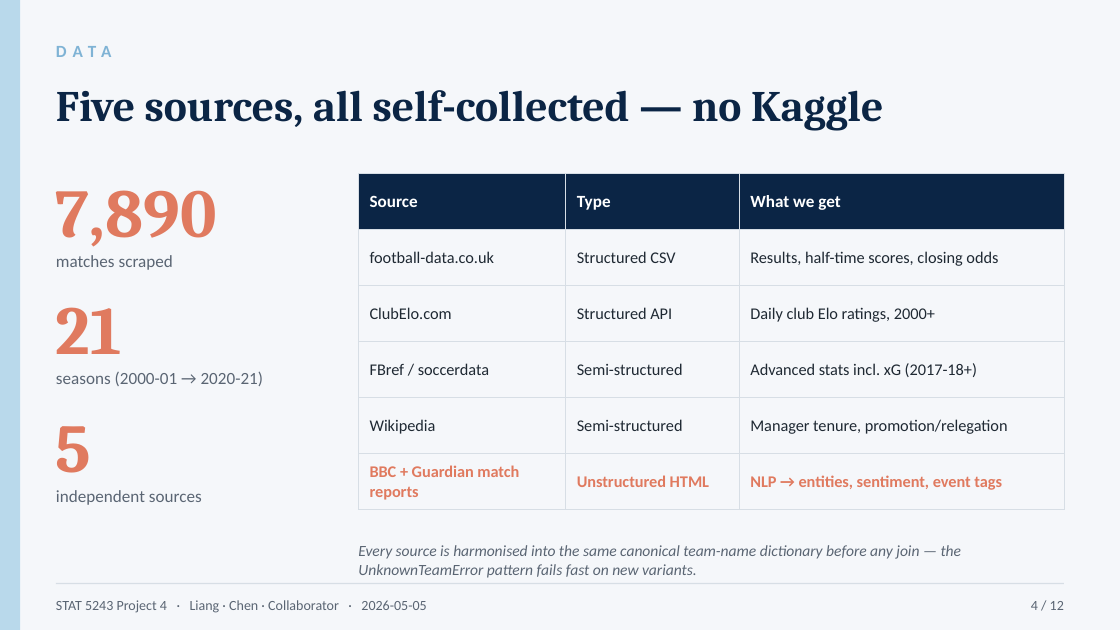
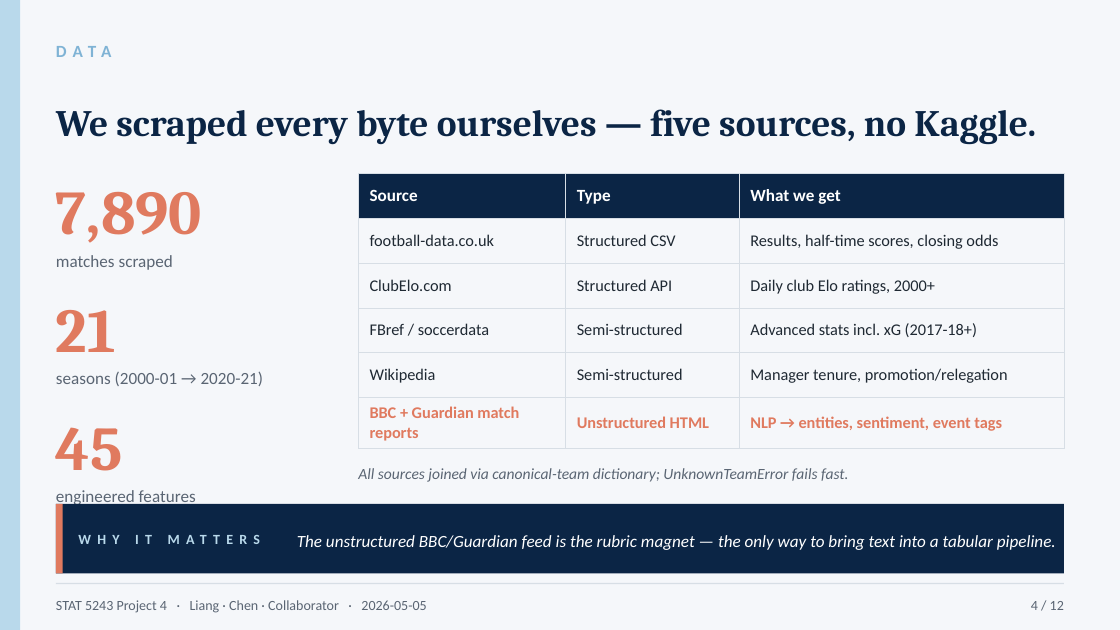
Before and after one commit to ZemingLiang/STAT5243-Project-4, a slide deck: slide 4 of slides/oral_10min.pptx. Drawn at 1120x630 pixels with LibreOffice and Linux fonts; fonts in the diff are those of the drawing. Boxes give left, top, right and bottom in pixels: in the first picture for what was removed or moved away, otherwise in the second. Text is boxed around its words. In the diff, an @@ line names an element or a change of style, - is before the commit and + after.

```diff
--- a/slides/oral_10min.pptx
+++ b/slides/oral_10min.pptx
@@ text at bbox=[56, 109, 1036, 145]: text changed; size 28 to 24 pt @@
-Five sources, all self-collected — no Kaggle
+We scraped every byte ourselves — five sources, no Kaggle.
@@ text "7,890" at bbox=[56, 192, 202, 243]: size 44 to 40 pt @@
@@ table: place and size @@
-table at bbox=[358, 174, 1064, 521]
+table at bbox=[358, 174, 1064, 448]
@@ text "21" at bbox=[56, 310, 116, 352]: size 44 to 40 pt @@
@@ text at bbox=[56, 427, 123, 471]: text changed; size 44 to 40 pt @@
-5
+45
@@ text at bbox=[358, 468, 848, 482]: text changed @@
-Every source is harmonised into the same canonical team-name dictionary before any join — the UnknownTeamError pattern fails fast on new variants.
+All sources joined via canonical-team dictionary; UnknownTeamError fails fast.
@@ text at bbox=[56, 490, 196, 507]: text changed @@
-independent sources
+engineered features
@@ rectangle added at bbox=[56, 504, 1064, 573], fill #0B2545 @@
@@ rectangle added at bbox=[56, 504, 63, 573], fill #E07A5F @@
@@ text added at bbox=[78, 504, 286, 573], 9 pt, text #B9D9EB, bold @@
+WHY IT MATTERS
@@ text added at bbox=[297, 535, 1056, 550], 11 pt, text #FFFFFF, italic @@
+The unstructured BBC/Guardian feed is the rubric magnet — the only way to bring text into a tabular pipeline.
```
Also in this commit, not shown: 11 other slides changed, 5 other files.
